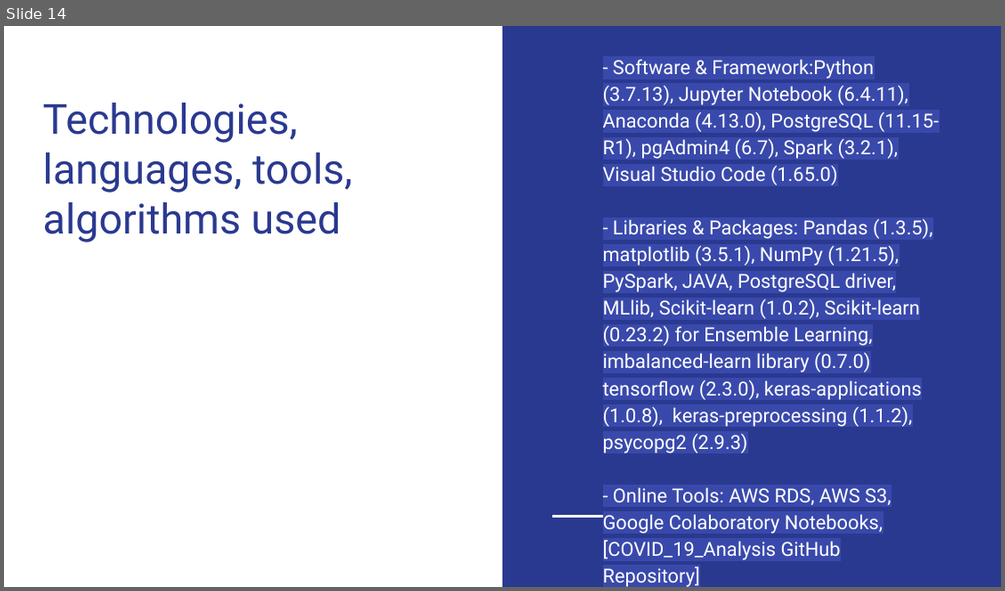
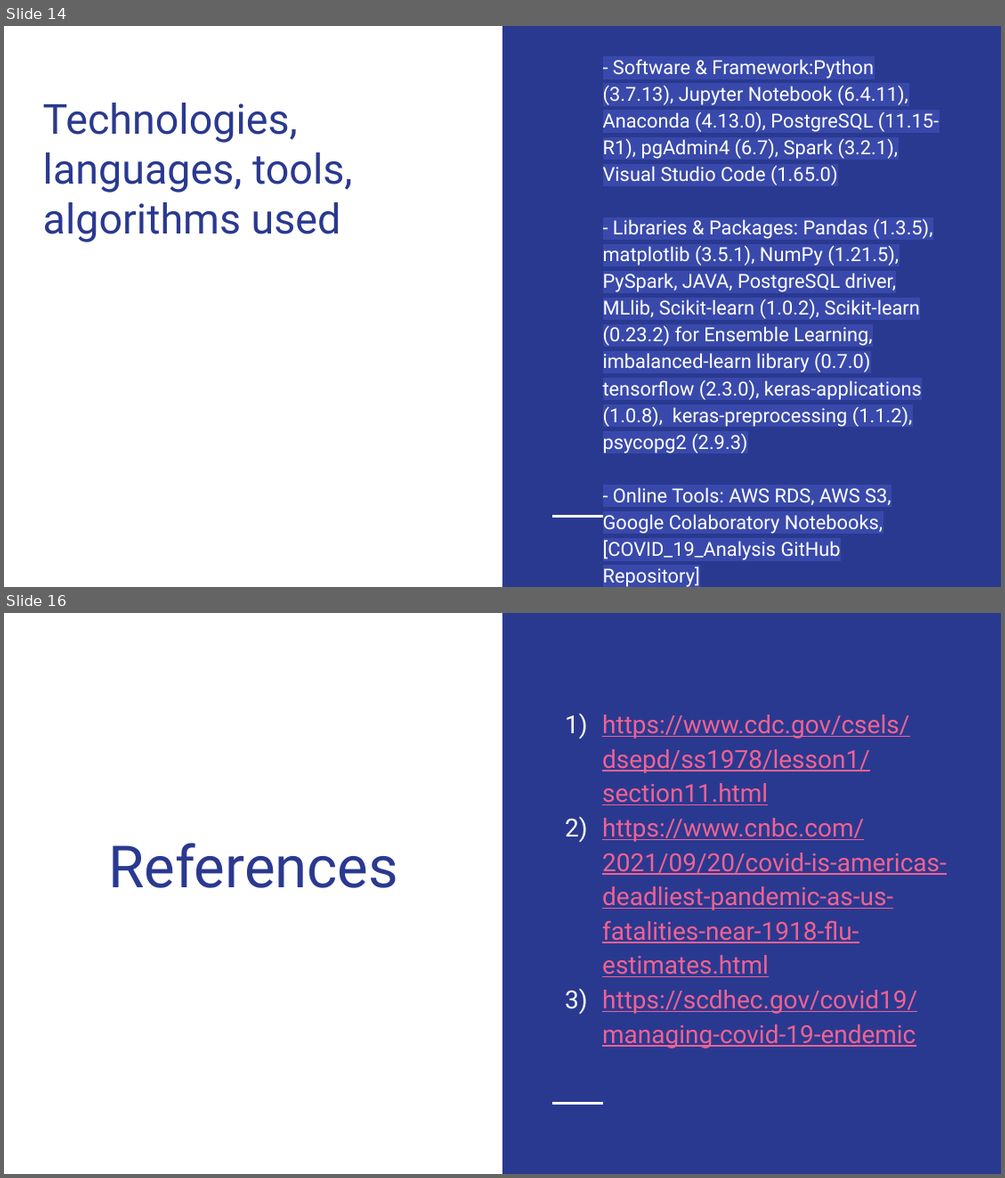
Before and after one commit to Magzzie/COVID-19_Analysis, a slide deck: COVID-19 Analysis.pptx. Shown one above the other, each under a label of ours: slide 14 before the commit, slides 14 and 16 after it; the slides between them are not shown. The pictures are 1005x591 and 1005x1178 pixels, drawn with LibreOffice and Linux fonts; fonts in the diff are those of the drawing. Boxes give left, top, right and bottom in pixels: in the first picture for what was removed or moved away, otherwise in the second. Text is boxed around its words. In the diff, an @@ line names an element or a change of style, - is before the commit and + after.

```diff
--- a/COVID-19 Analysis.pptx
+++ b/COVID-19 Analysis.pptx
@@ slide 16 added at [4, 613, 1001, 1174], background #FFFFFF; not listed: 2 template elements that a slide beside it also shows @@
@@ text added at [602, 714, 947, 1048], 18 pt, text #F06292, underline @@
+1) https://www.cdc.gov/csels/dsepd/ss1978/lesson1/section11.html
+2) https://www.cnbc.com/2021/09/20/covid-is-americas-deadliest-pandemic-as-us-fatalities-near-1918-flu-estimates.html
+3) https://scdhec.gov/covid19/managing-covid-19-endemic
@@ title added at [108, 843, 398, 888], 42 pt, text #2A3990 @@
+References
```
Also in this commit, not shown: 3 slides changed, 3 other slides added, 4 slides removed.
